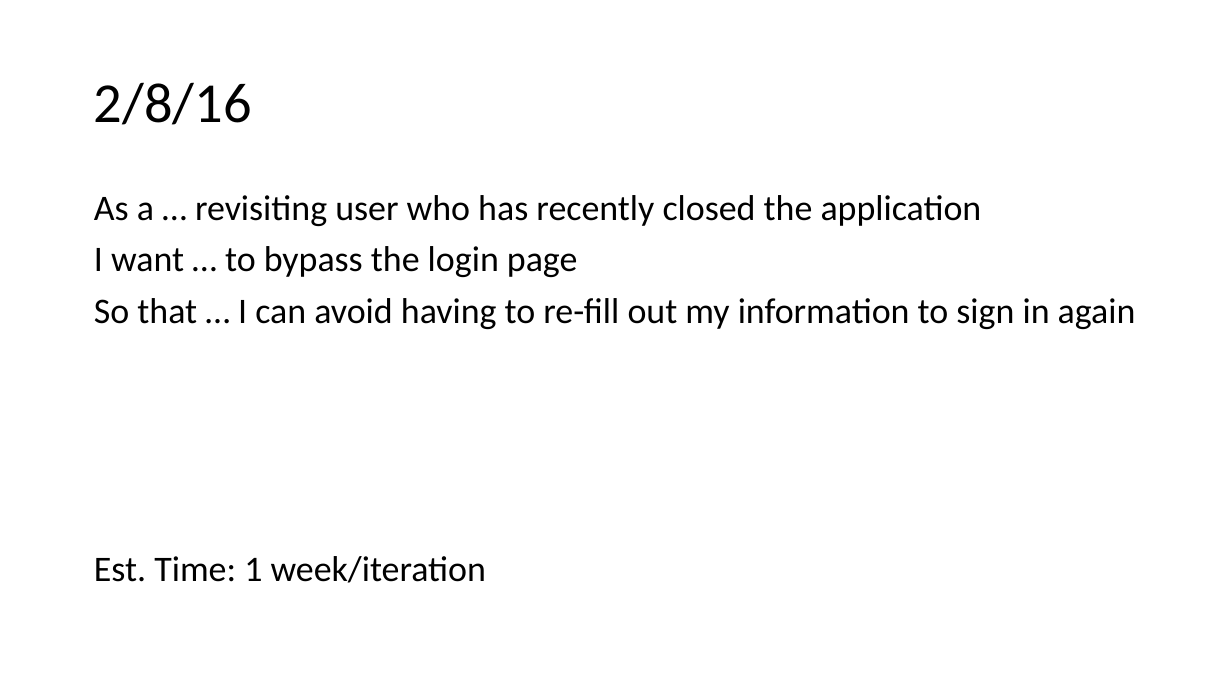
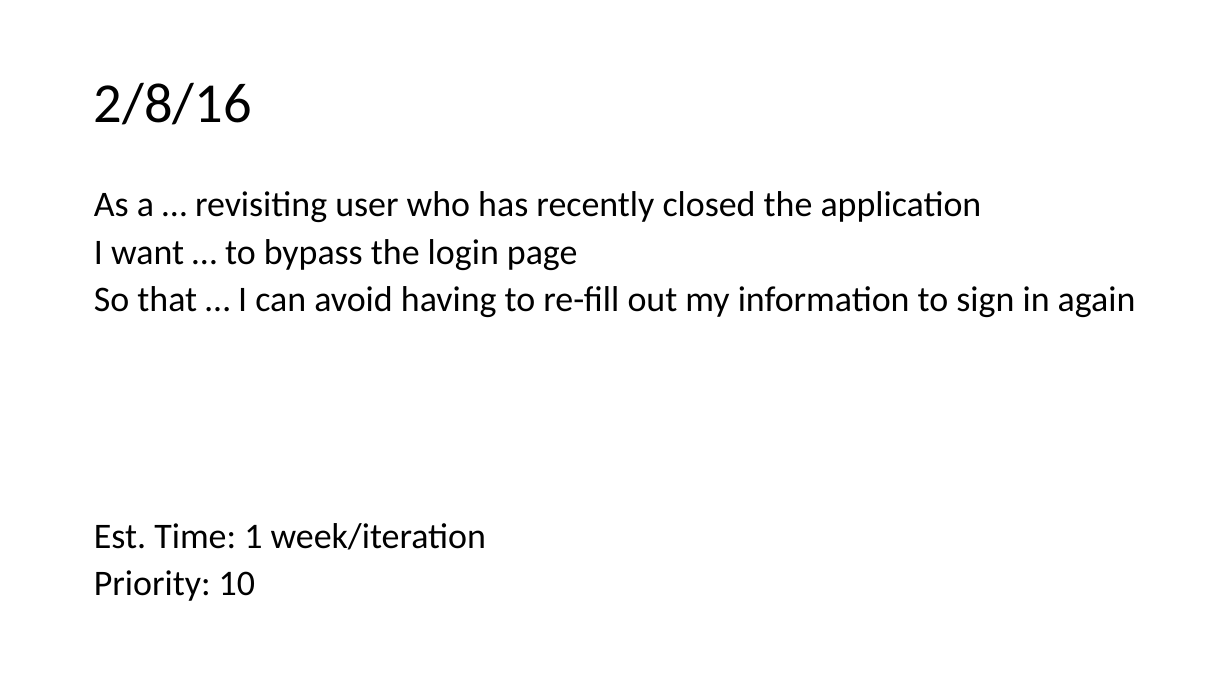
Before and after one commit to ucsdCSE110wi16/CSE110M240T11, a slide deck: slide 11 of UserStoriesV2.pptx (slide 3 before the commit). Drawn at 1232x693 pixels with LibreOffice and Linux fonts; fonts in the diff are those of the drawing. Boxes give left, top, right and bottom in pixels: in the first picture for what was removed or moved away, otherwise in the second. Text is boxed around its words. In the diff, an @@ line names an element or a change of style, - is before the commit and + after.

Commit message:
user story

```diff
--- a/UserStoriesV2.pptx
+++ b/UserStoriesV2.pptx
@@ text at [94, 191, 1136, 550]: line spacing 0.9 to 0.8 @@
@@ text at [94, 570, 255, 601]: paragraph added @@
+Priority: 10
```
Also in this commit, not shown: 9 other slides changed, 1 slide added.
